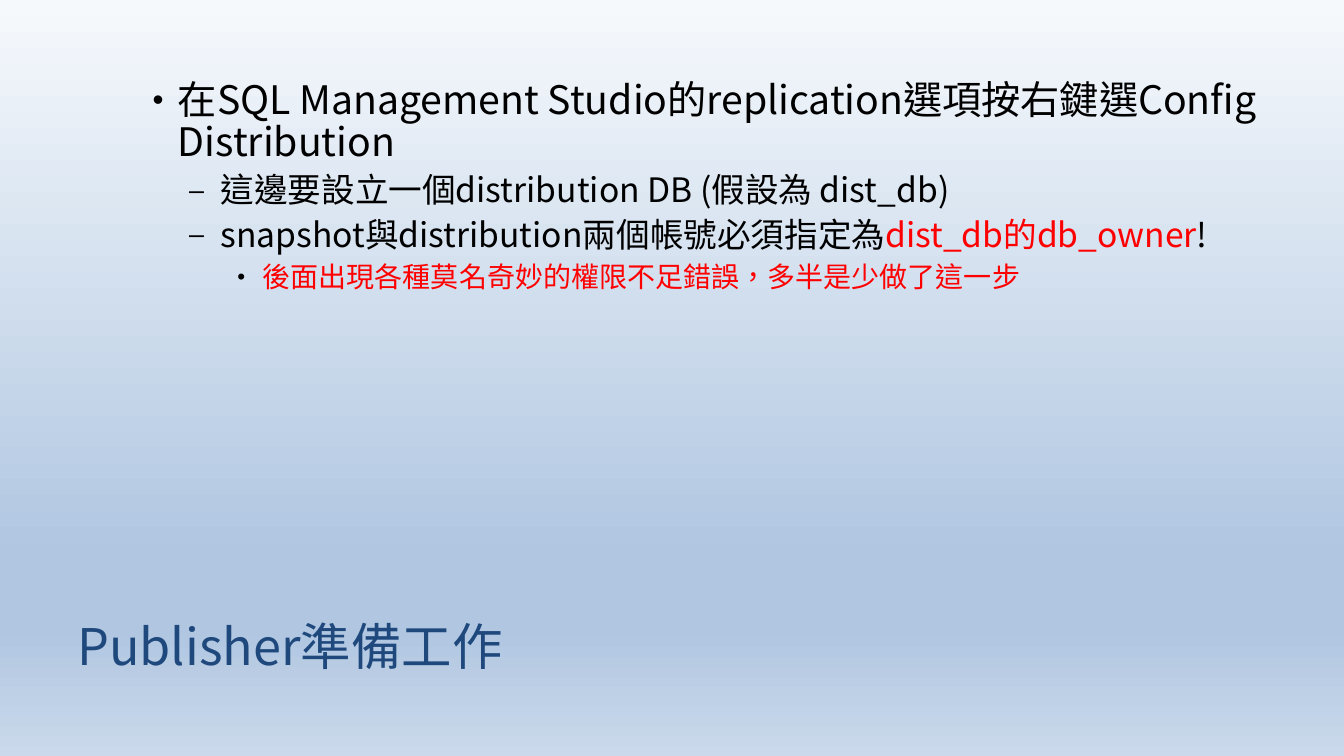
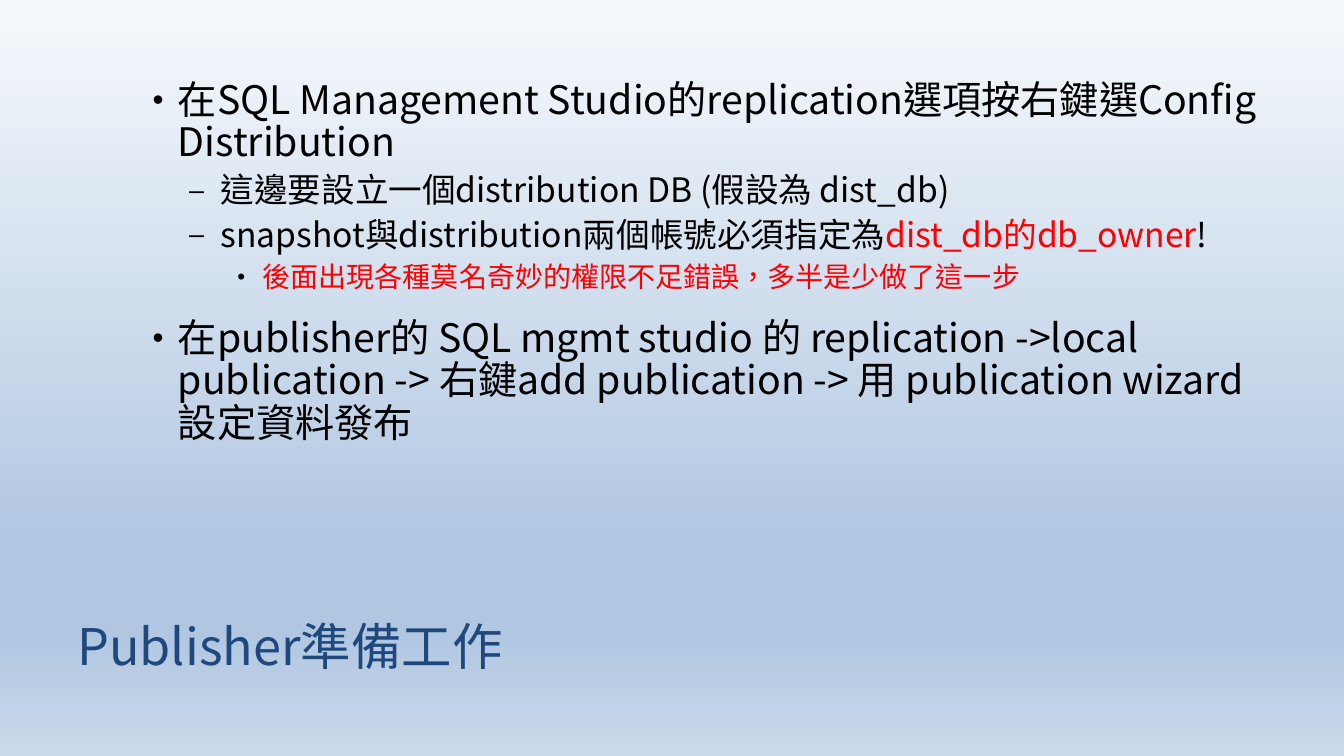
Before and after one commit to smokingpc/MssqlReplication, a slide deck: slide 6 of doc/introduction.pptx. Drawn at 1344x756 pixels with LibreOffice and Linux fonts; fonts in the diff are those of the drawing. Boxes give left, top, right and bottom in pixels: in the first picture for what was removed or moved away, otherwise in the second. Text is boxed around its words. In the diff, an @@ line names an element or a change of style, - is before the commit and + after.

```diff
--- a/doc/introduction.pptx
+++ b/doc/introduction.pptx
@@ text at (x1=178, y1=319, x2=1139, y2=405): paragraph added @@
+• 在publisher的 SQL mgmt studio 的 replication ->local publication -> 右鍵add publication -> 用 publication wizard設定資料發布
```
Also in this commit, not shown: 2 other slides changed, 3 slides added, 1 slide removed.
